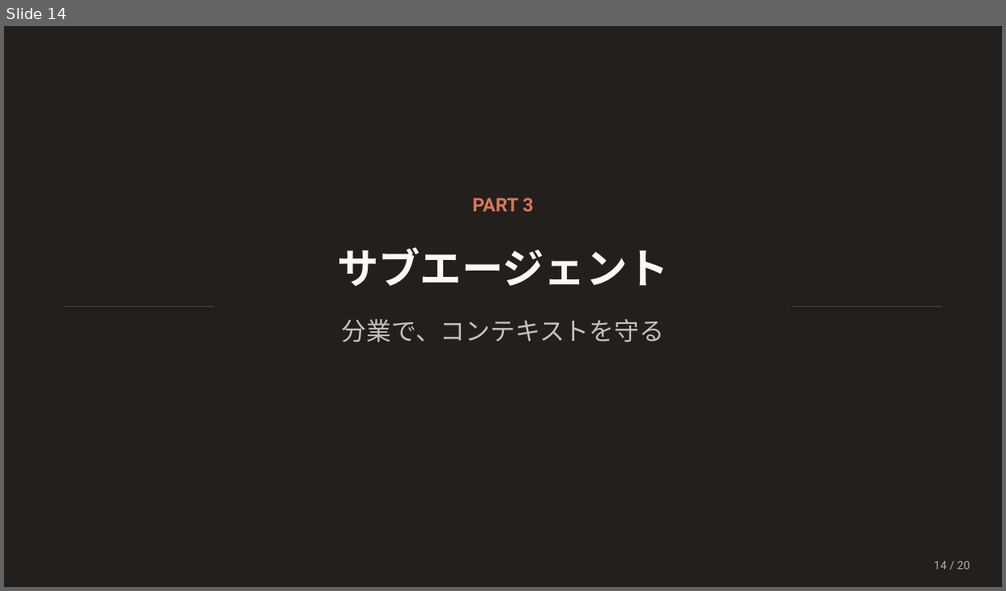
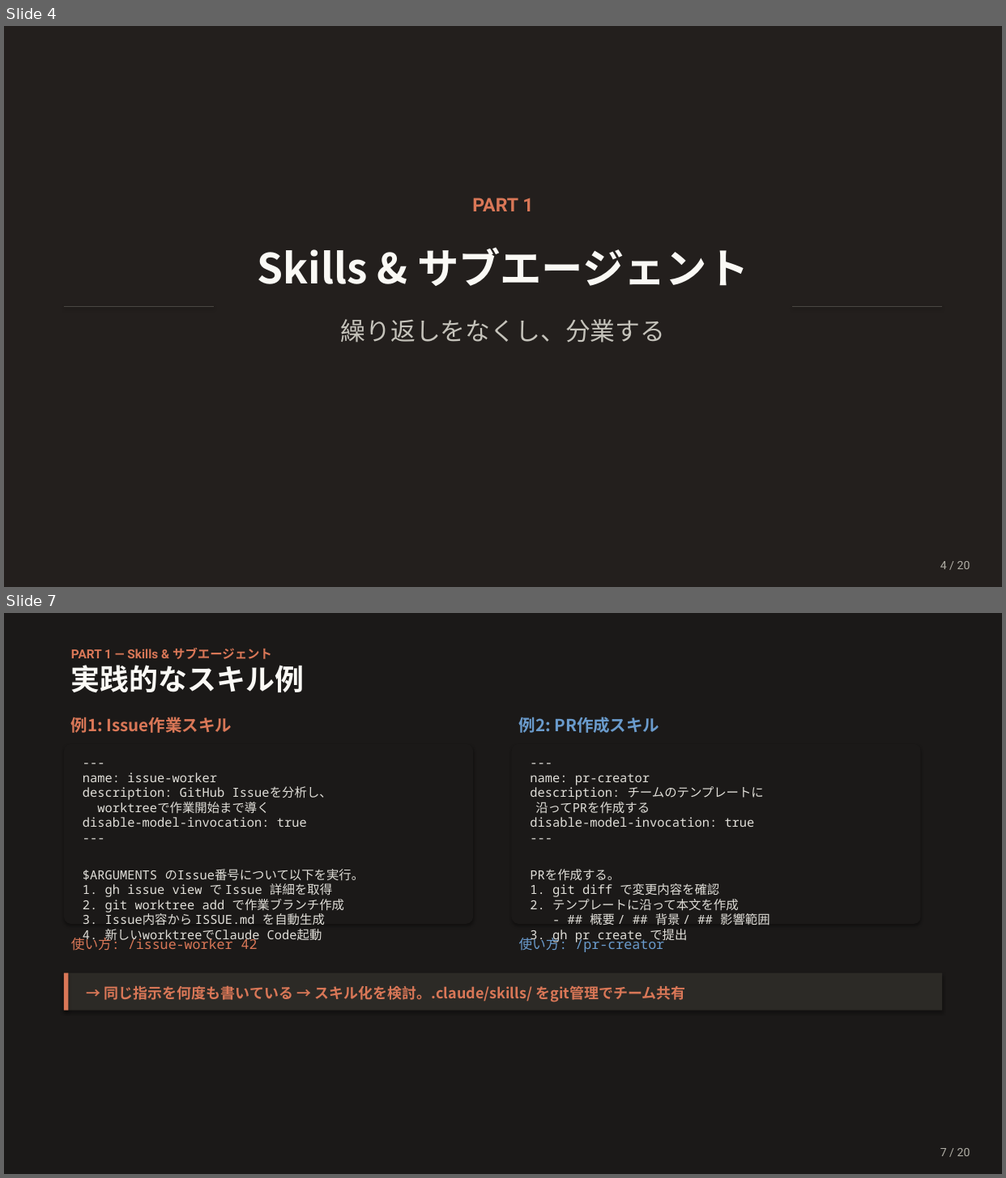
Before and after one commit to Ischca/zenn, a slide deck: slides/Claude_session3.pptx. Shown one above the other, each under a label of ours: slide 14 before the commit, slides 4 and 7 after it; the slides between them are not shown. The pictures are 1006x591 and 1006x1178 pixels, drawn with LibreOffice and Linux fonts; fonts in the diff are those of the drawing. Boxes give left, top, right and bottom in pixels: in the first picture for what was removed or moved away, otherwise in the second. Text is boxed around its words. In the diff, an @@ line names an element or a change of style, - is before the commit and + after.

```diff
--- a/slides/Claude_session3.pptx
+++ b/slides/Claude_session3.pptx
@@ slide 7 added at [4,613,1002,1174], background #1B1918 @@
@@ text added at [71,648,272,659], 12 pt, text #D97757, bold @@
+PART 1 — Skills & サブエージェント
@@ text added at [71,665,304,693], 28 pt, text #FAF9F5, bold @@
+実践的なスキル例
@@ text added at [71,717,232,733], 16 pt, text #D97757, bold @@
+例1: Issue作業スキル
@@ text added at [519,717,659,733], 16 pt, text #6A9BCC, bold @@
+例2: PR作成スキル
@@ rounded rectangle added at [64,744,473,924], fill #1B1918 @@
@@ rounded rectangle added at [512,744,921,924], fill #1B1918 @@
@@ text added at [83,773,364,943], 12 pt, text #E0DED8 @@
+---
+name: issue-worker
+description: GitHub Issueを分析し、
+worktreeで作業開始まで導く
+disable-model-invocation: true
+---
+$ARGUMENTS のIssue番号について以下を実行。
+1. gh issue view で Issue 詳細を取得
+2. git worktree add で作業ブランチ作成
+3. Issue内容から ISSUE.md を自動生成
+4. 新しいworktreeでClaude Code起動
@@ text added at [530,773,770,943], 12 pt, text #E0DED8 @@
+---
+name: pr-creator
+description: チームのテンプレートに
+沿ってPRを作成する
+disable-model-invocation: true
+---
+PRを作成する。
+1. git diff で変更内容を確認
+2. テンプレートに沿って本文を作成
+- ## 概要 / ## 背景 / ## 影響範囲
+3. gh pr create で提出
@@ text added at [71,935,258,951], 13 pt, text #D97757 @@
+使い方: /issue-worker 42
@@ text added at [519,935,664,952], 13 pt, text #6A9BCC @@
+使い方: /pr-creator
@@ rectangle added at [64,973,942,1011], fill #2C2A26 @@
@@ rectangle added at [64,973,68,1011], fill #D97757 @@
@@ text added at [104,986,685,1003], 14 pt, text #D97757, bold @@
+→ 同じ指示を何度も書いている → スキル化を検討。.claude/skills/ をgit管理でチーム共有
@@ text added at [940,1148,970,1157], 11 pt, text #B0AEA5 @@
+7 / 20
@@ what was slide 14 is now slide 4 @@
@@ slide 4 changed as well @@
@@ text at [472,198,533,211]: text changed @@
-PART 3
+PART 1
@@ text at [258,247,748,286]: text changed @@
-サブエージェント
+Skills & サブエージェント
@@ text at [341,319,665,343]: text changed @@
-分業で、コンテキストを守る
+繰り返しをなくし、分業する
@@ text at [940,561,970,570]: text changed @@
-14 / 20
+4 / 20
```
Also in this commit, not shown: 11 other slides changed, 7 other slides added, 8 slides removed, 1 other file.
